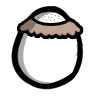
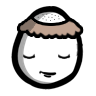
Layers edited between the first and the second 96 x 96 image:
added layer "Mouth" above "Stoppeln" over [39, 70, 57, 78]
showed "Eyes" over [23, 53, 71, 60]
